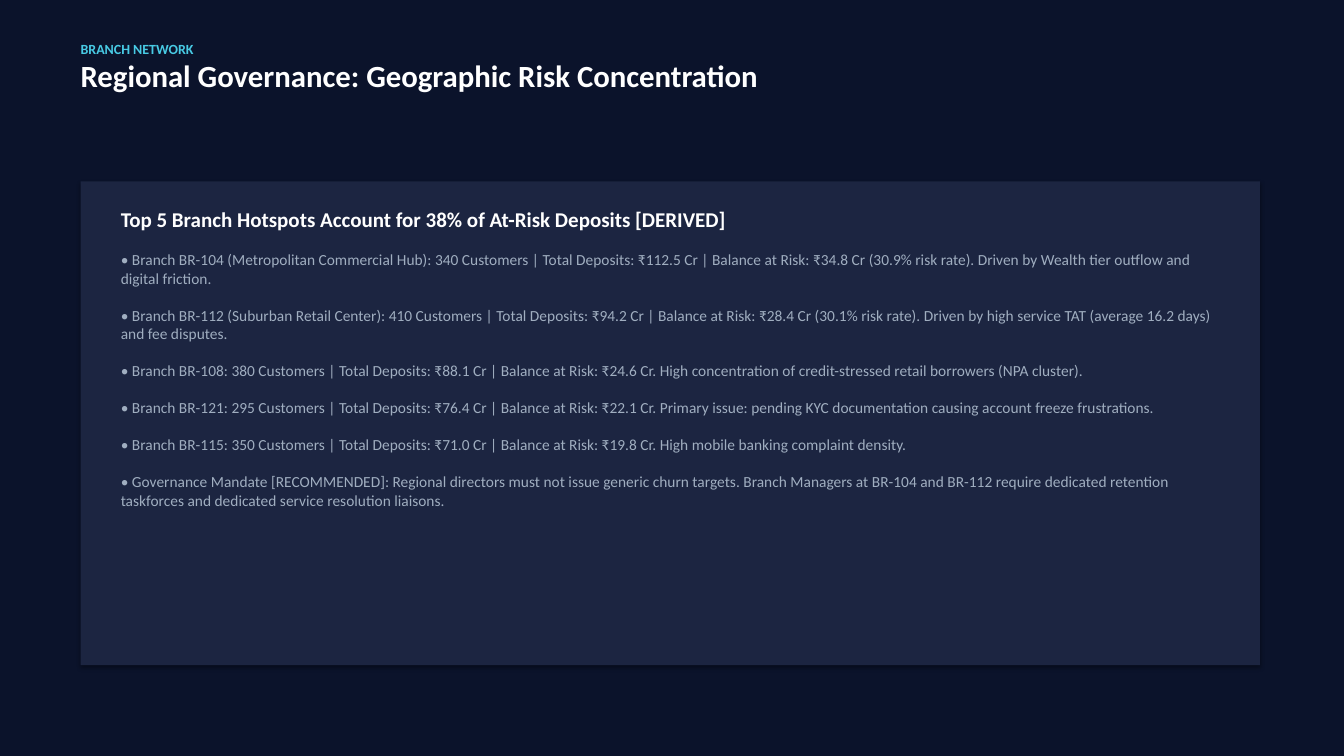
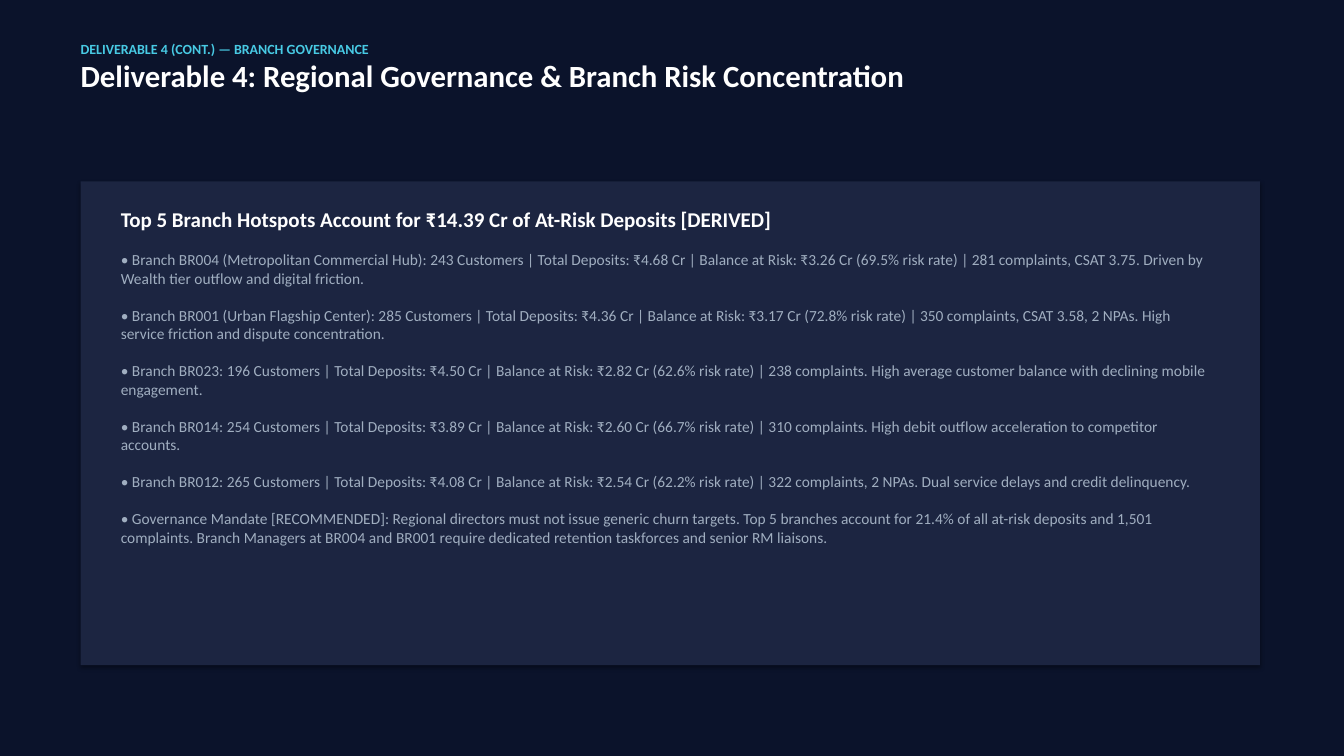
Before and after one commit to Harshul14/Wells-Fargo, a slide deck: slide 12 of output/Apex_Retail_Bank_Executive_Deck.pptx (slide 9 before the commit). Drawn at 1344x756 pixels with LibreOffice and Linux fonts; fonts in the diff are those of the drawing. Boxes give left, top, right and bottom in pixels: in the first picture for what was removed or moved away, otherwise in the second. Text is boxed around its words. In the diff, an @@ line names an element or a change of style, - is before the commit and + after.

Commit message:
fix: reconcile final deliverables and presentation deck to ground-truth figures
- Synchronize PowerPoint decks (14 slides) to verified deposit liabilities (₹131.09 Cr) and churn balance at risk (₹67.33 Cr / 51.37%)
- Update segment at-risk distribution (Wealth: ₹39.73 Cr, Privileged: ₹19.67 Cr, Mass Retail: ₹7.94 Cr)
- Reconcile frontline archetypes (A-F) and top 5 branch hubs (BR004, BR001, BR023, BR014, BR012)
- Update auditor.py and checklist_builder.py to reflect exact ground truth and regenerate audit workbooks
- Synchronize narrative figures across docs (06, 07, 09, 10, FINAL_README, powerbi/README)

```diff
--- a/output/Apex_Retail_Bank_Executive_Deck.pptx
+++ b/output/Apex_Retail_Bank_Executive_Deck.pptx
@@ text at <box>81,44,904,93</box>: text changed @@
-BRANCH NETWORK
-Regional Governance: Geographic Risk Concentration
+DELIVERABLE 4 (CONT.) — BRANCH GOVERNANCE
+Deliverable 4: Regional Governance & Branch Risk Concentration
@@ text at <box>121,211,1205,546</box>: text changed @@
-Top 5 Branch Hotspots Account for 38% of At-Risk Deposits [DERIVED]
-• Branch BR-104 (Metropolitan Commercial Hub): 340 Customers | Total Deposits: ₹112.5 Cr | Balance at Risk: ₹34.8 Cr (30.9% risk rate). Driven by Wealth tier outflow and digital friction.
-• Branch BR-112 (Suburban Retail Center): 410 Customers | Total Deposits: ₹94.2 Cr | Balance at Risk: ₹28.4 Cr (30.1% risk rate). Driven by high service TAT (average 16.2 days) and fee disputes.
-• Branch BR-108: 380 Customers | Total Deposits: ₹88.1 Cr | Balance at Risk: ₹24.6 Cr. High concentration of credit-stressed retail borrowers (NPA cluster).
-• Branch BR-121: 295 Customers | Total Deposits: ₹76.4 Cr | Balance at Risk: ₹22.1 Cr. Primary issue: pending KYC documentation causing account freeze frustrations.
-• Branch BR-115: 350 Customers | Total Deposits: ₹71.0 Cr | Balance at Risk: ₹19.8 Cr. High mobile banking complaint density.
-• Governance Mandate [RECOMMENDED]: Regional directors must not issue generic churn targets. Branch Managers at BR-104 and BR-112 require dedicated retention taskforces and dedicated service resolution liaisons.
+Top 5 Branch Hotspots Account for ₹14.39 Cr of At-Risk Deposits [DERIVED]
+• Branch BR004 (Metropolitan Commercial Hub): 243 Customers | Total Deposits: ₹4.68 Cr | Balance at Risk: ₹3.26 Cr (69.5% risk rate) | 281 complaints, CSAT 3.75. Driven by Wealth tier outflow and digital friction.
+• Branch BR001 (Urban Flagship Center): 285 Customers | Total Deposits: ₹4.36 Cr | Balance at Risk: ₹3.17 Cr (72.8% risk rate) | 350 complaints, CSAT 3.58, 2 NPAs. High service friction and dispute concentration.
+• Branch BR023: 196 Customers | Total Deposits: ₹4.50 Cr | Balance at Risk: ₹2.82 Cr (62.6% risk rate) | 238 complaints. High average customer balance with declining mobile engagement.
+• Branch BR014: 254 Customers | Total Deposits: ₹3.89 Cr | Balance at Risk: ₹2.60 Cr (66.7% risk rate) | 310 complaints. High debit outflow acceleration to competitor accounts.
+• Branch BR012: 265 Customers | Total Deposits: ₹4.08 Cr | Balance at Risk: ₹2.54 Cr (62.2% risk rate) | 322 complaints, 2 NPAs. Dual service delays and credit delinquency.
+• Governance Mandate [RECOMMENDED]: Regional directors must not issue generic churn targets. Top 5 branches account for 21.4% of all at-risk deposits and 1,501 complaints. Branch Managers at BR004 and BR001 require dedicated retention taskforces and senior RM liaisons.
```
Also in this commit, not shown: 9 other slides changed, 4 slides added, 2 slides removed, 15 other files.
